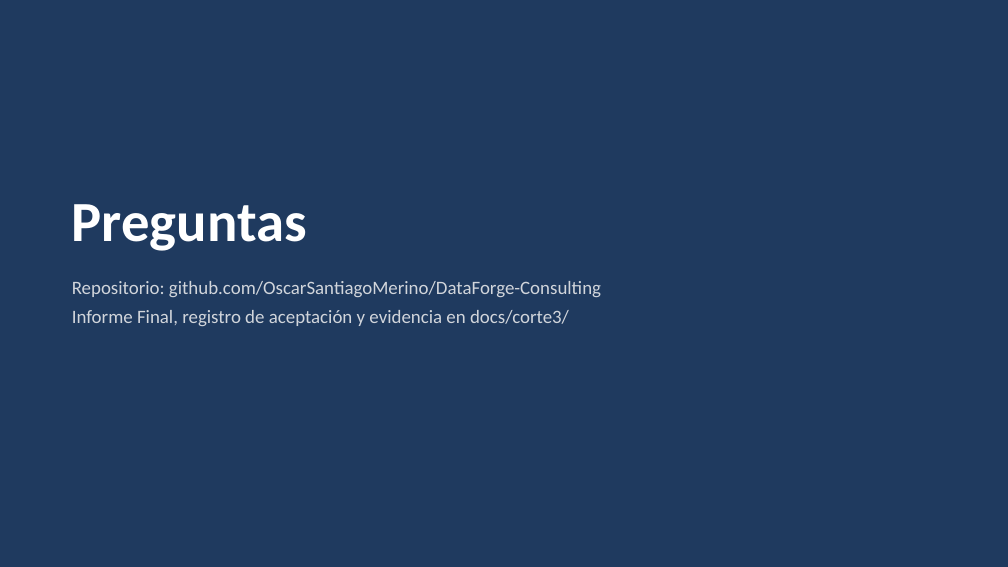
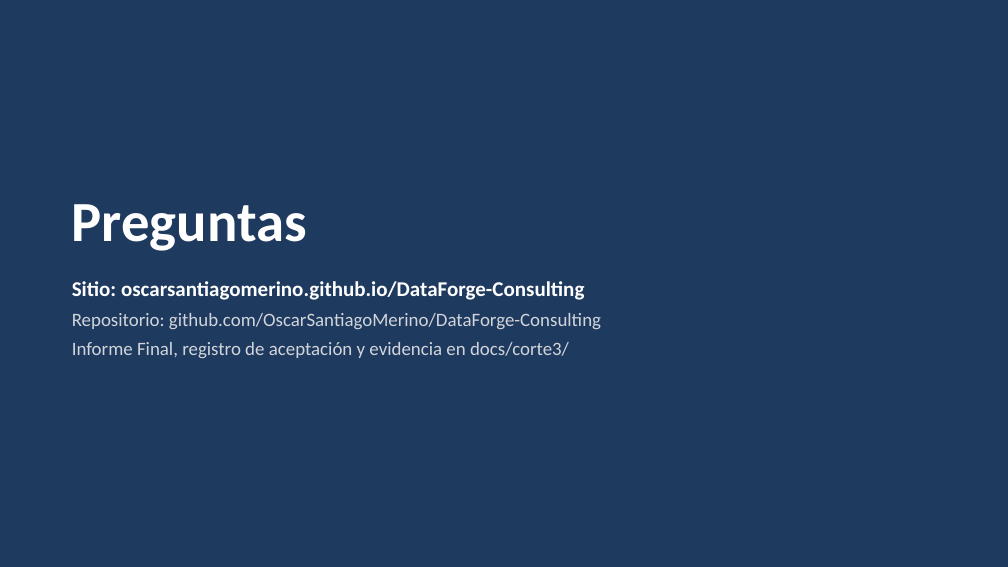
Before and after one commit to OscarSantiagoMerino/DataForge-Consulting, a slide deck: slide 18 of docs/corte3/Presentacion_FinBank_GrupoX.pptx. Drawn at 1008x567 pixels with LibreOffice and Linux fonts; fonts in the diff are those of the drawing. Boxes give left, top, right and bottom in pixels: in the first picture for what was removed or moved away, otherwise in the second. Text is boxed around its words. In the diff, an @@ line names an element or a change of style, - is before the commit and + after.

```diff
--- a/docs/corte3/Presentacion_FinBank_GrupoX.pptx
+++ b/docs/corte3/Presentacion_FinBank_GrupoX.pptx
@@ text at (x1=72, y1=281, x2=584, y2=300): paragraph added @@
+Sitio: oscarsantiagomerino.github.io/DataForge-Consulting
```
Also in this commit, not shown: 1 other slide changed, 12 other files.
